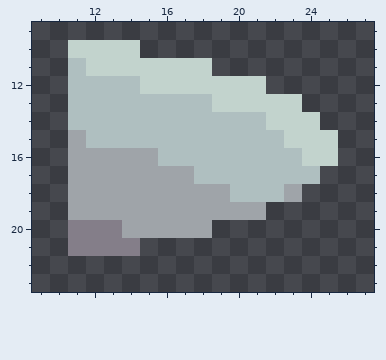
Edited in one commit: pixel-art file (Twisted Petal/Assets/Aseprite/Weapons/WeaponProjectiles/smallBulletRound.ase). The first picture shows the starting point.
32x32 pixels, 1 frame. Shown: x 9..27, y 9..23.
Once edited:
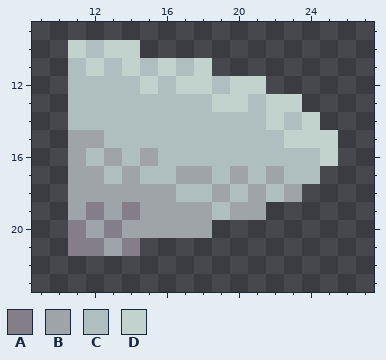
Palette (. is transparent): A #847e89  B #9fa4a9  C #afbfc0  D #c2d3cd
Diff:
The edit turns colour B into colour A in row 19 at x 12 and 14.
The edit turns colour A into colour B in row 20 at x 12; in row 21 at x 13.
The edit turns colour C into colour B in row 15 at x 12; in row 17 at x 18, 20 and 22; in row 18 at x 21.
The edit turns colour B into colour C in row 16 at x 12 and 14; in row 17 at x 13 and 15 to 16; in row 18 at x 17 to 18; in row 19 at x 19.
The edit turns colour D into colour C in row 10 at x 12; in row 11 at x 13, 15 and 17; in row 12 at x 16 and 19; in row 13 at x 21; in row 14 at x 23; in row 16 at x 24.
Where, in picture pixels (left, top, right, bottom), the same in both pictures:
changed: (86, 40, 320, 256)
